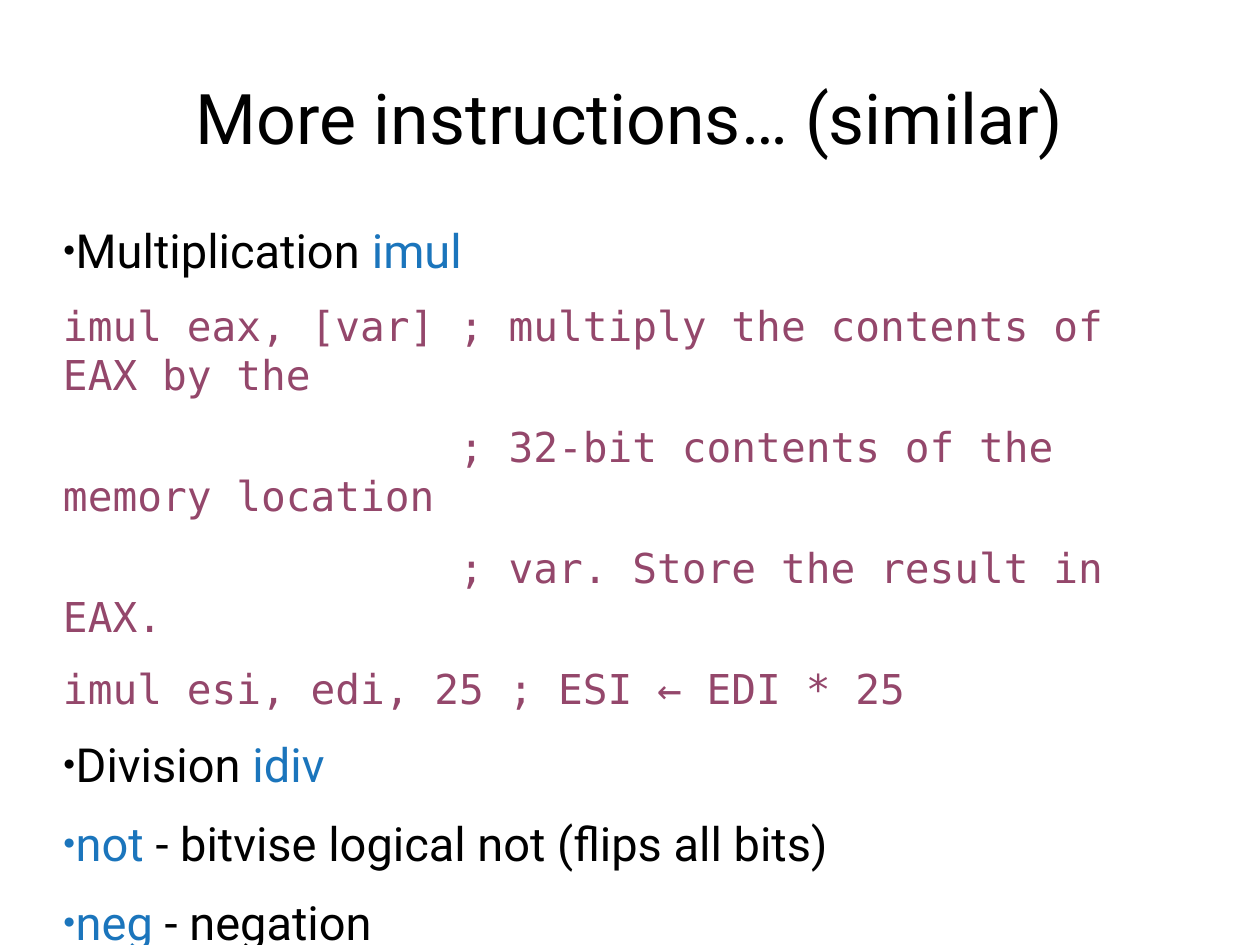
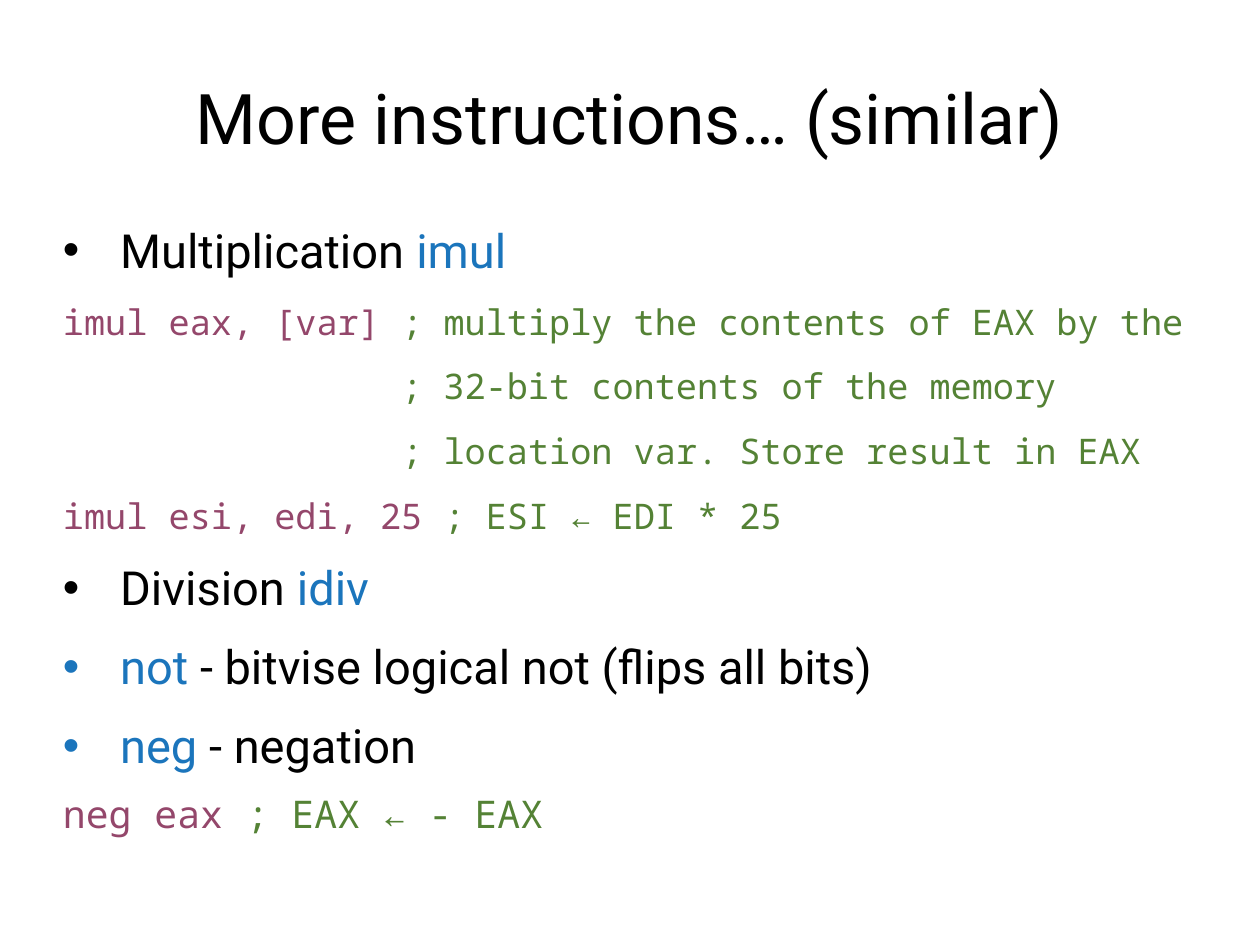
Before and after one commit to antonburtsev/cs5460, a slide deck: slide 30 of lectures/lecture03-x86-asm/lecture03-x86-asm.pptx. Drawn at 1260x945 pixels with LibreOffice and Linux fonts; fonts in the diff are those of the drawing. Boxes give left, top, right and bottom in pixels: in the first picture for what was removed or moved away, otherwise in the second. Text is boxed around its words. In the diff, an @@ line names an element or a change of style, - is before the commit and + after.

```diff
--- a/lectures/lecture03-x86-asm/lecture03-x86-asm.pptx
+++ b/lectures/lecture03-x86-asm/lecture03-x86-asm.pptx
@@ text at [63,232,1183,838]: size 25.9 to 22.2 pt in "imul eax, [var] ; multiply the contents ...", "imul esi, edi, 25 ; ESI ← ..."; font DejaVu Sans Mono to Noto Sans Mono in "imul eax, [var] ; multiply the contents ...", "imul esi, edi, 25 ; ESI ← ...", "neg eax ; EAX ← - EAX"; text colour #94476B to #548235 in "; multiply the contents of EAX by ...", "; ESI ← EDI * 25", "; EAX ← - EAX"; size 29.6 to 24.1 pt in "neg eax ; EAX ← - EAX"; bullet ● to •; line spacing 0.8 to 0.9 @@
@@ text at [443,372,1141,465]: text changed; size 25.9 to 22.2 pt; font DejaVu Sans Mono to Noto Sans Mono; text colour #94476B to #548235 @@
-; 32-bit contents of the memory location
-; var. Store the result in EAX.
+; 32-bit contents of the memory
+; location var. Store result in EAX
```
Also in this commit, not shown: 24 other slides changed, 6 slides added, 2 other files.
